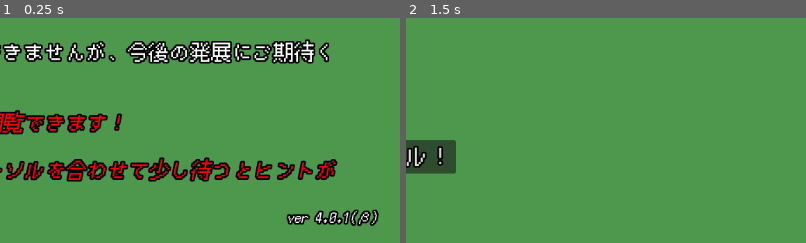
Above: before the commit, frames 1-2 (left to right).
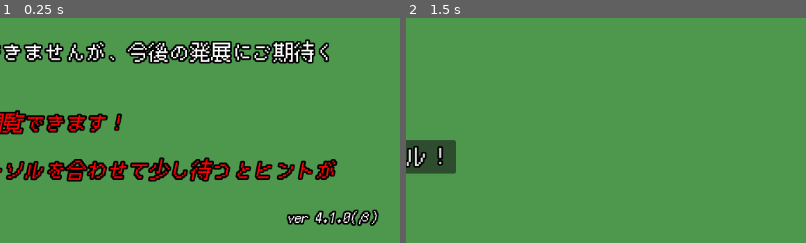
Above: after the commit, the same moments.

Repository: aomushi0710/battle_game
Game: Godot game, scene res://メインシーン.tscn
Two runs of this game, one before a commit and one after it. Both use one fixed random seed, a clock stepped at 60 frames per second and the inputs below.
Inputs (mouse positions are % of the whole screen's width and height, from its top left):
- Up to frame 1 (0.25 s): no input
- Up to frame 2 (1.5 s): click "コンピューター戦" at 0.5 s; click (25, 4) at 1.27 s; type "Alex" at 1.35 s
The pictures show only the part of the screen within x 50-100%, y 50-100%; the shares and areas given below are measured in that part.

The runs differ from the first frame. In frame 1, 0.2% of the frame differs, in the area x 82-88%, y 85-92%; in frame 2, nothing differs.

Commit message:
β ver.4.1.0
・バトル開始カットインの実装
・フレーバーテキストシステムの実装

Diff:
--- a/Global.gd
+++ b/Global.gd
@@ -1,8 +1,8 @@
 extends Node2D
 
 # バージョン管理 定数
-const VERSION_TEXT: String = "ver 4.0.1(β)" # バージョン
-const VERSION: float = 4.0 # 比較可能バージョン セーブデータ整合性チェック用
+const VERSION_TEXT: String = "ver 4.1.0(β)" # バージョン
+const VERSION: float = 4.1 # 比較可能バージョン セーブデータ整合性チェック用
 const VERSION_BETA: bool = true # true:ベータ版 false:正式リリース版
 
 var monster_data = {}
--- a/デッキセーブデータ.gd
+++ b/デッキセーブデータ.gd
@@ -92,7 +92,7 @@
 		%.1f 以降に作成されたデータのため、\nロードできません。" % Global.VERSION
 		$エラーメッセージ.popup_centered()
 		return
-	elif deck_data["version"] >= 3.0 and deck_data["version"] < 4.0: # ver3.0~
+	elif deck_data["version"] >= 3.0 and deck_data["version"] < 4.1: # ver3.0~
 		$"エラーメッセージ".title = "過去バージョンのデッキ"
 		$エラーメッセージ.dialog_text = "過去のバージョンで保存されたデータをロードしました。\n" + \
 		"ロードされたデータを再度セーブするとデータのバージョンも更新されます。\n\n" + \
